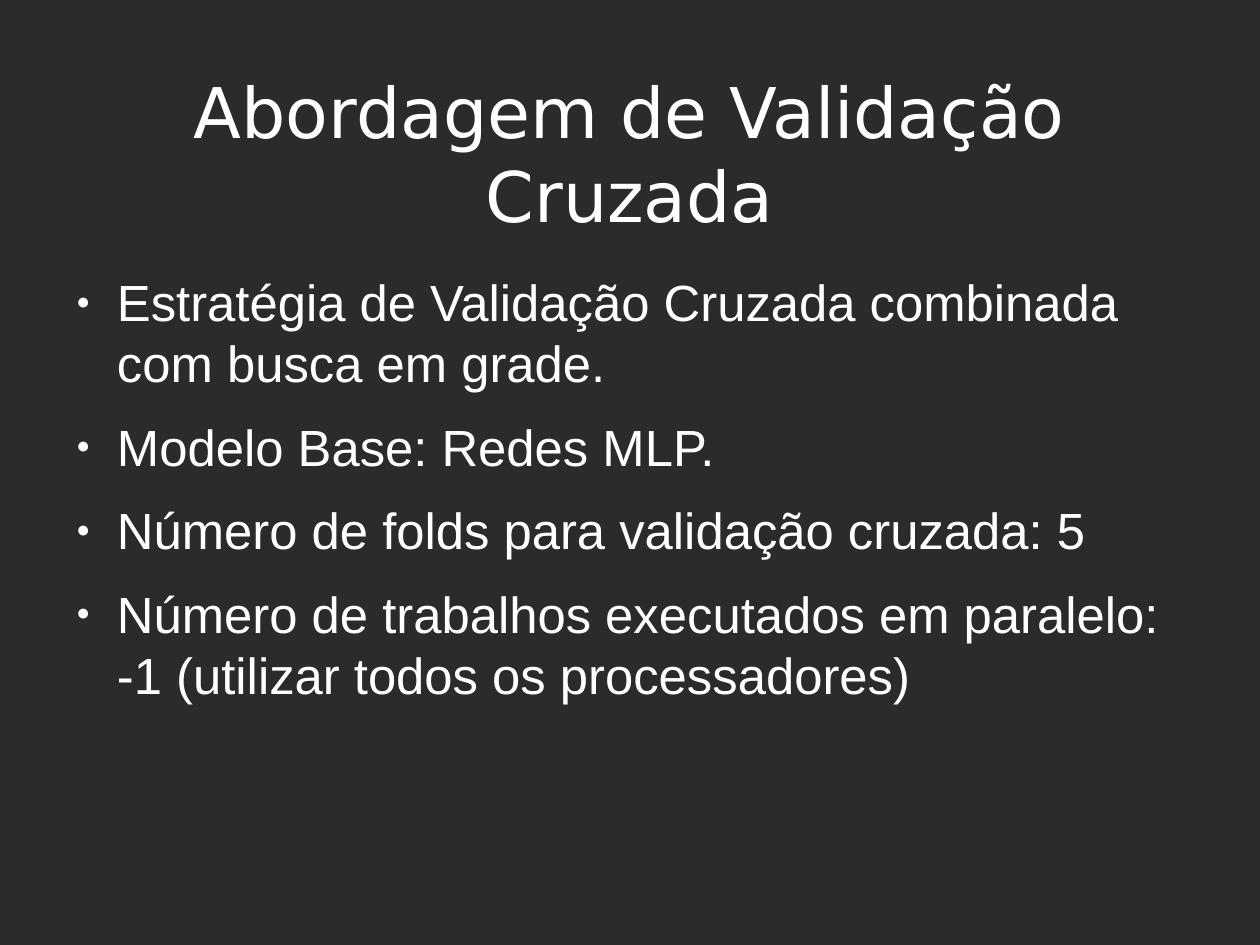
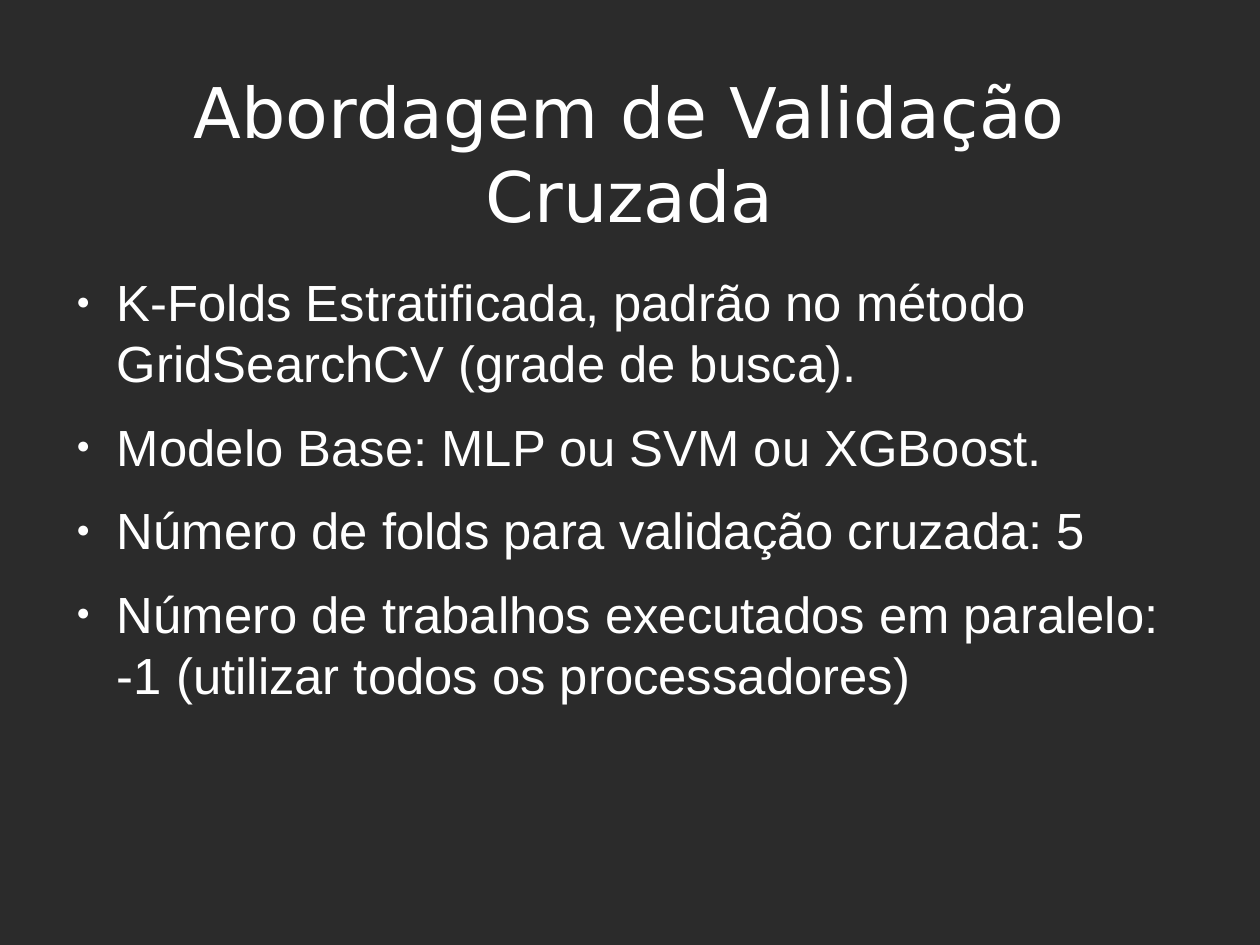
Before and after one commit to sdkgit123/RNA-atv3, a slide deck: slide 10 of RNA-apresentacao.odp (slide 8 before the commit). Drawn at 1260x945 pixels with LibreOffice and Linux fonts; fonts in the diff are those of the drawing; background and template pictures are left out; a plain dark background stands for a picture behind light text. Boxes give left, top, right and bottom in pixels: in the first picture for what was removed or moved away, otherwise in the second. Text is boxed around its words. In the diff, an @@ line names an element or a change of style, - is before the commit and + after.

```diff
--- a/RNA-apresentacao.odp
+++ b/RNA-apresentacao.odp
@@ text at (117,283,1041,467): text changed @@
-● Estratégia de Validação Cruzada combinada com busca em grade.
-● Modelo Base: Redes MLP.
+● K-Folds Estratificada, padrão no método GridSearchCV (grade de busca).
+● Modelo Base: MLP ou SVM ou XGBoost.
```
Also in this commit, not shown: 5 other slides changed, 4 slides added, 1 slide removed, 3 other files.
